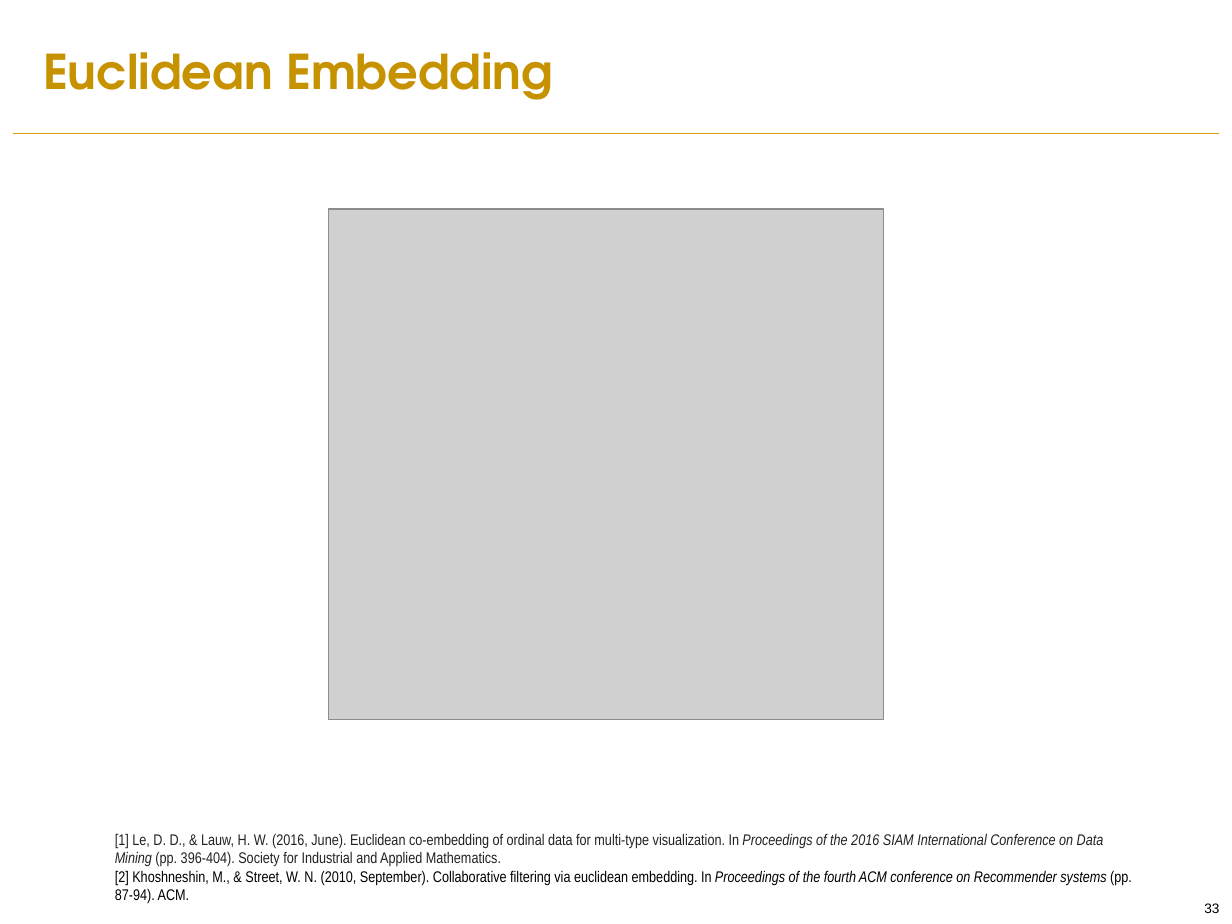
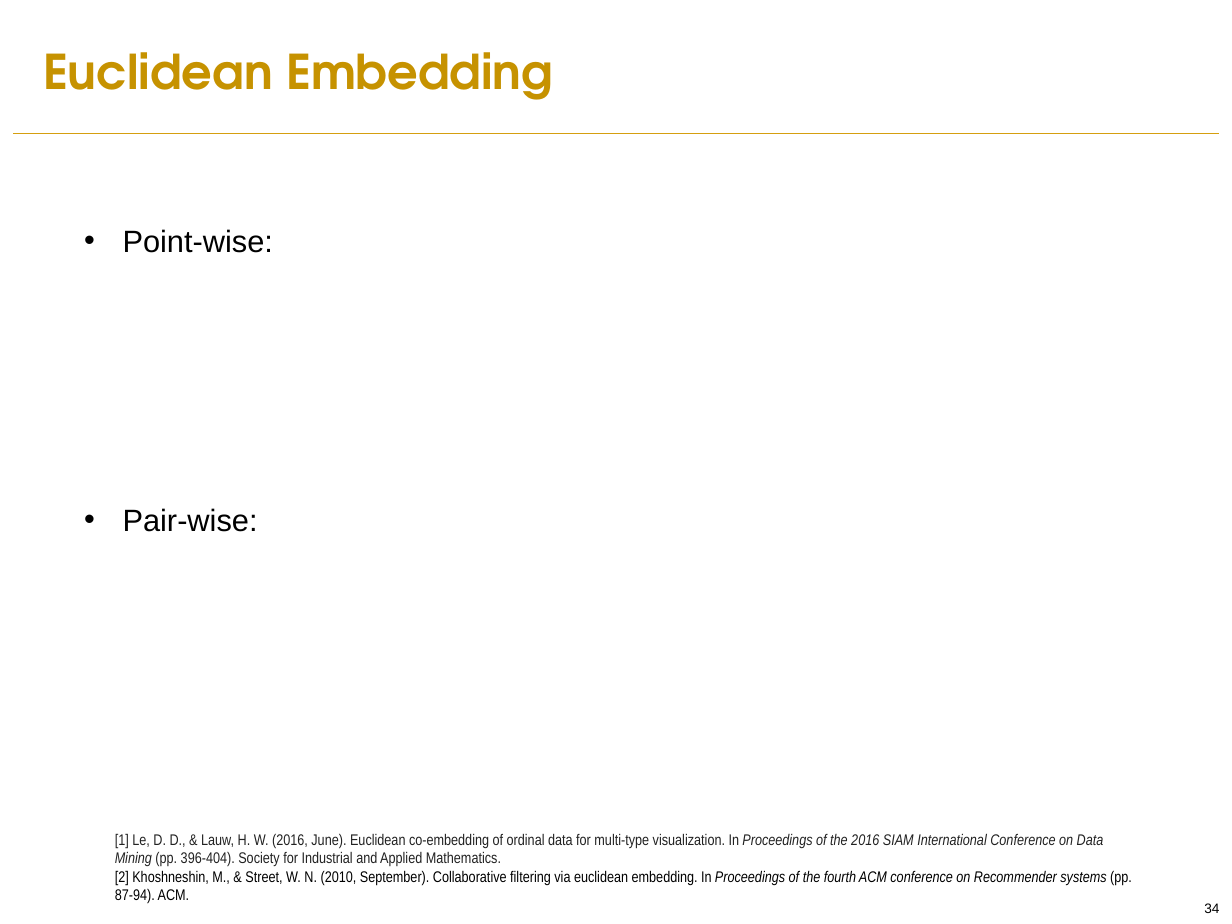
Before and after one commit to PreferredAI/recommendation-retrieval, a slide deck: slide 34 of slides/aaai19-tutorial.pptx (slide 33 before the commit). Drawn at 1232x924 pixels with LibreOffice and Linux fonts; fonts in the diff are those of the drawing; grey boxes stand for pictures; background and template pictures are left out. Boxes give left, top, right and bottom in pixels: in the first picture for what was removed or moved away, otherwise in the second. Text is boxed around its words. In the diff, an @@ line names an element or a change of style, - is before the commit and + after.

```diff
--- a/slides/aaai19-tutorial.pptx
+++ b/slides/aaai19-tutorial.pptx
@@ picture removed at <box>329,209,885,721</box> @@
@@ text added at <box>123,229,273,253</box>, 18 pt, text #000000 @@
+• Point-wise:
@@ text added at <box>123,508,258,532</box>, 18 pt, text #000000 @@
+• Pair-wise:
@@ page number at <box>1204,903,1219,913</box>: text changed @@
-33
+34
```
Also in this commit, not shown: 3 other slides changed, 3 slides added.
